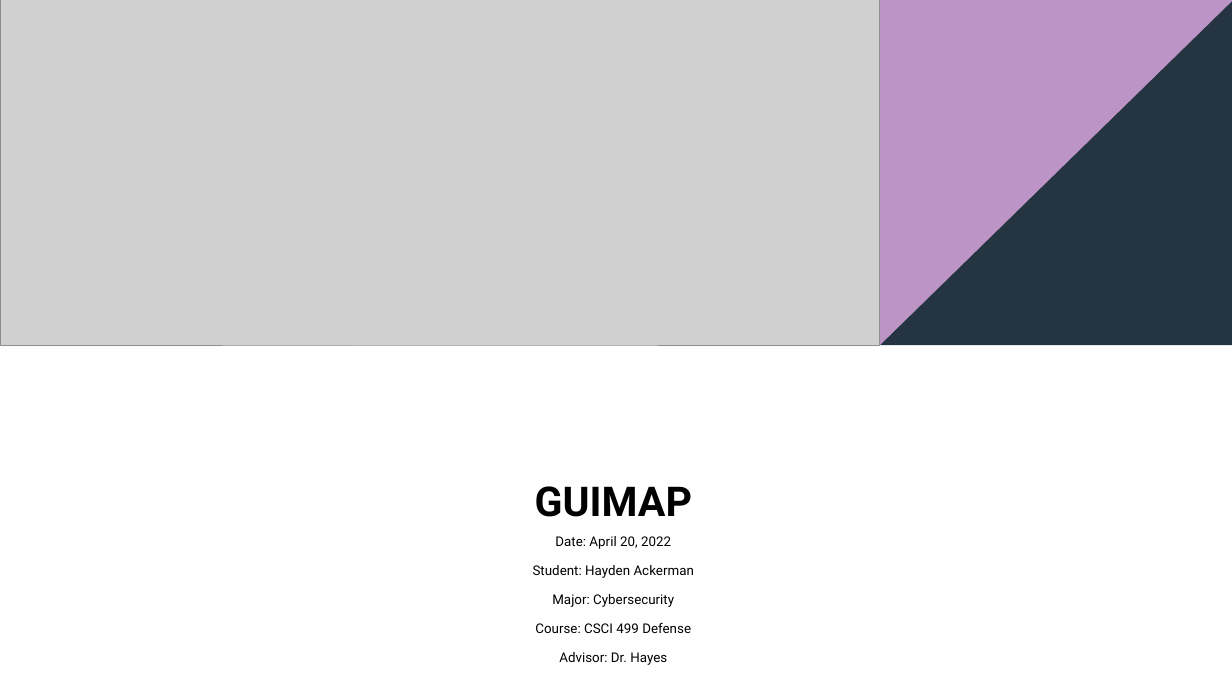
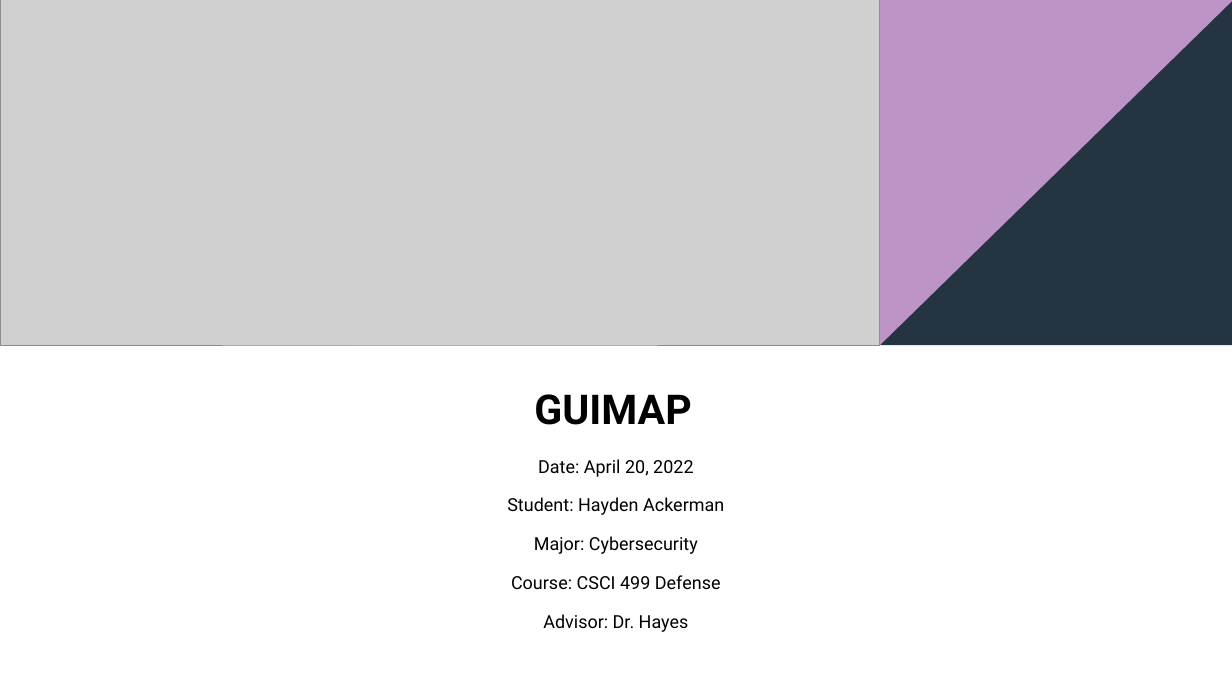
Before and after one commit to HMAckerman/GUImap, a slide deck: slide 1 of docs/GUIMAP.pptx. Drawn at 1232x693 pixels with LibreOffice and Linux fonts; fonts in the diff are those of the drawing; grey boxes stand for pictures. Boxes give left, top, right and bottom in pixels: in the first picture for what was removed or moved away, otherwise in the second. Text is boxed around its words. In the diff, an @@ line names an element or a change of style, - is before the commit and + after.

```diff
--- a/docs/GUIMAP.pptx
+++ b/docs/GUIMAP.pptx
@@ title "GUIMAP": place and size @@
-title "GUIMAP" at [535,486,692,517]
+title "GUIMAP" at [534,394,691,425]
@@ subtitle "Date: April 20, 2022": place and size @@
-subtitle "Date: April 20, 2022" at [533,536,694,665]
+subtitle "Date: April 20, 2022" at [507,459,724,632]
@@ subtitle "Date: April 20, 2022" at [507,459,724,632]: size 10.4 to 14 pt; line spacing 1 to 1.2 @@
```
Also in this commit, not shown: 4 other slides changed, 1 slide removed.
